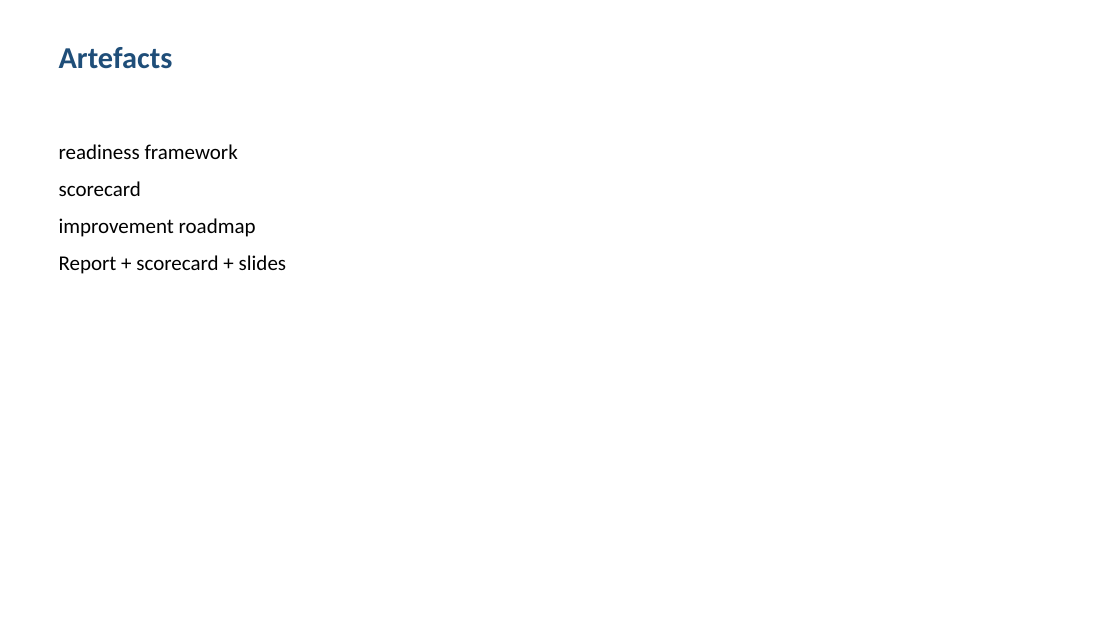
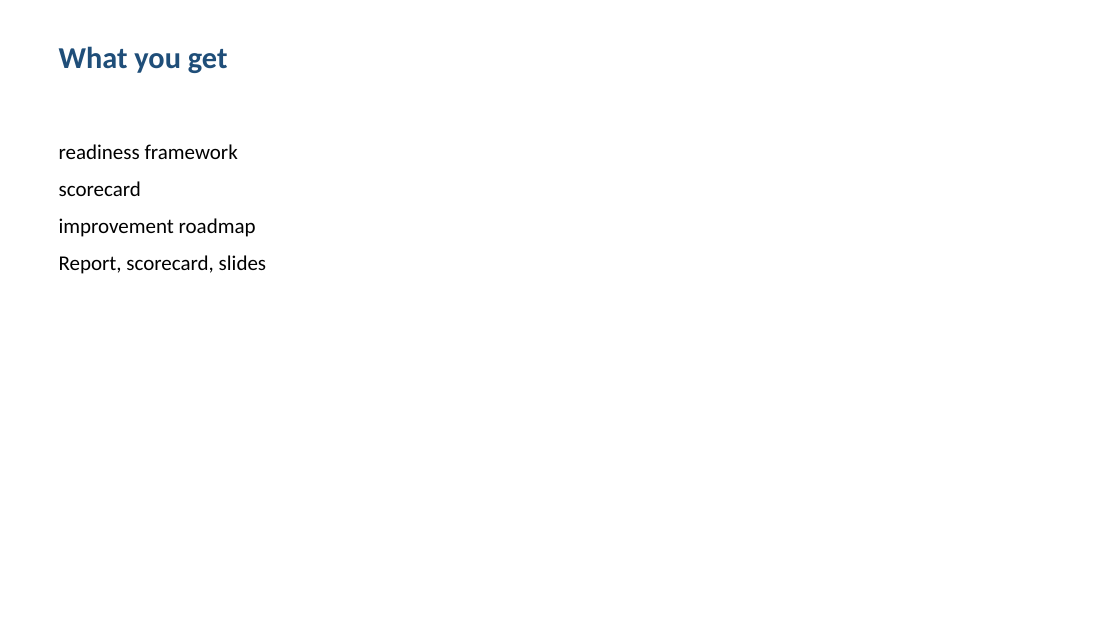
Before and after one commit to shohrabniaz/defence-supplier-cyber-readiness-framework, a slide deck: slide 3 of Final_Submission/02_Presentation.pptx. Drawn at 1120x630 pixels with LibreOffice and Linux fonts; fonts in the diff are those of the drawing. Boxes give left, top, right and bottom in pixels: in the first picture for what was removed or moved away, otherwise in the second. Text is boxed around its words. In the diff, an @@ line names an element or a change of style, - is before the commit and + after.

```diff
--- a/Final_Submission/02_Presentation.pptx
+++ b/Final_Submission/02_Presentation.pptx
@@ text at [59,46,228,73]: text changed @@
-Artefacts
+What you get
@@ text at [59,255,266,274]: text changed @@
-Report + scorecard + slides
+Report, scorecard, slides
```
Also in this commit, not shown: 3 other slides changed, 12 other files.
